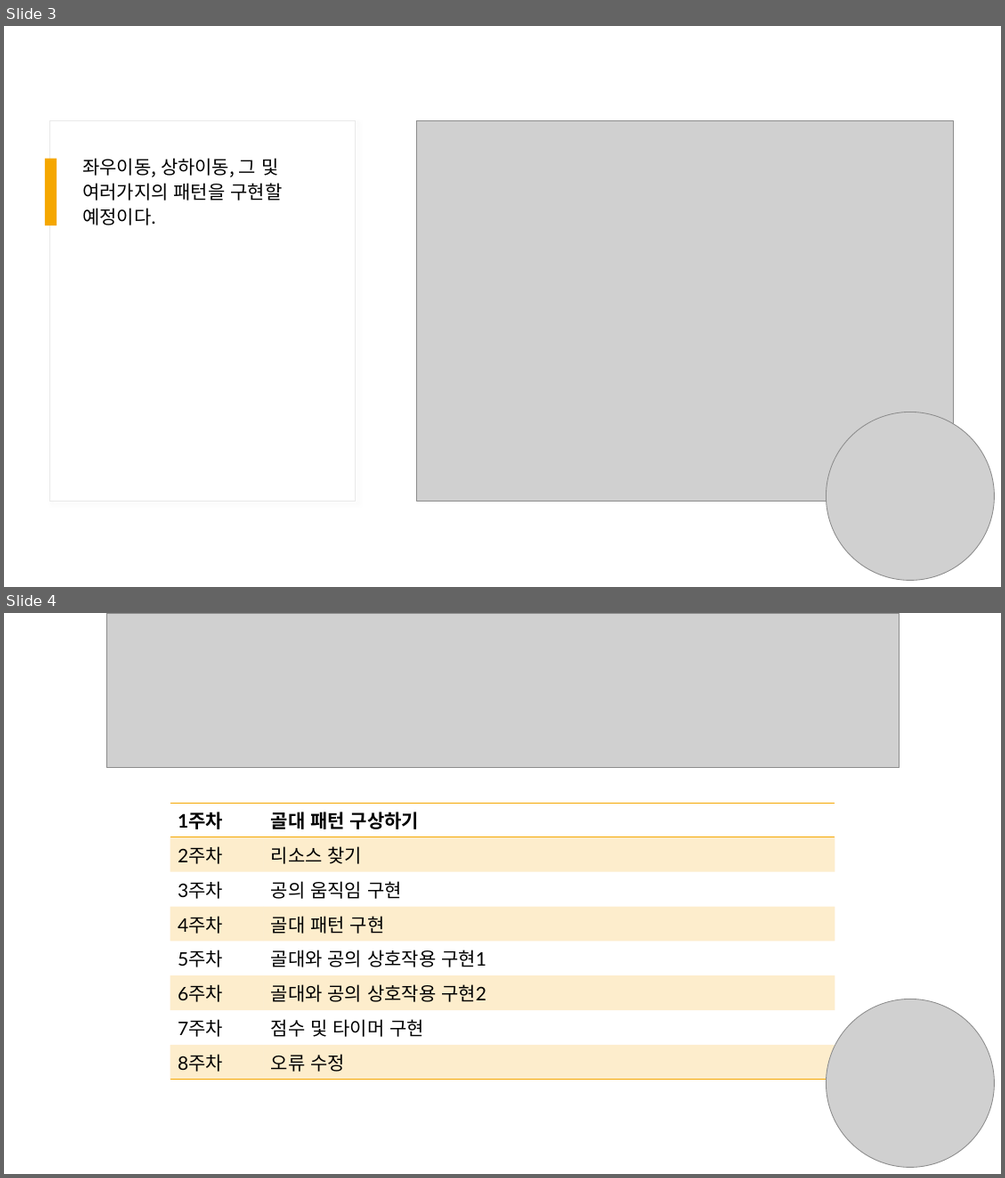
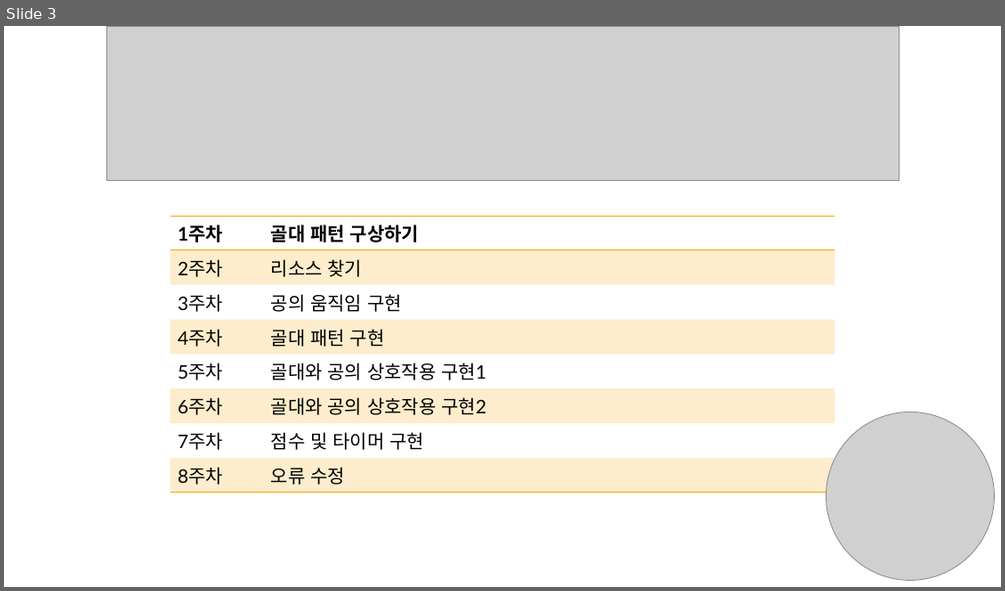
Before and after one commit to imnamejm/PROJECT, a slide deck: 발표/BASKET BALL KING.pptx. Shown one above the other, each under a label of ours: slides 3 and 4 before the commit, slide 3 after it. The pictures are 1005x1178 and 1005x591 pixels, drawn with LibreOffice and Linux fonts; fonts in the diff are those of the drawing; grey boxes stand for pictures. Boxes give left, top, right and bottom in pixels: in the first picture for what was removed or moved away, otherwise in the second. Text is boxed around its words. In the diff, an @@ line names an element or a change of style, - is before the commit and + after.

Commit message:
targetmove
pattern1 구현

```diff
--- a/발표/BASKET BALL KING.pptx
+++ b/발표/BASKET BALL KING.pptx
@@ slide 3 removed at (4, 26, 1001, 587), background #FFFFFF @@
@@ rectangle removed at (49, 121, 356, 501) @@
@@ picture removed at (417, 121, 954, 501) @@
@@ rectangle removed at (45, 159, 57, 225) @@
@@ text removed at (82, 158, 282, 225) @@
-좌우이동, 상하이동, 그 및 여러가지의 패턴을 구현할 예정이다.
@@ picture removed at (825, 412, 994, 580) @@
@@ what was slide 4 is now slide 3 @@
```
Also in this commit, not shown: 1 slide changed, 3 slides added, 1 other slide removed, 2 other files.
